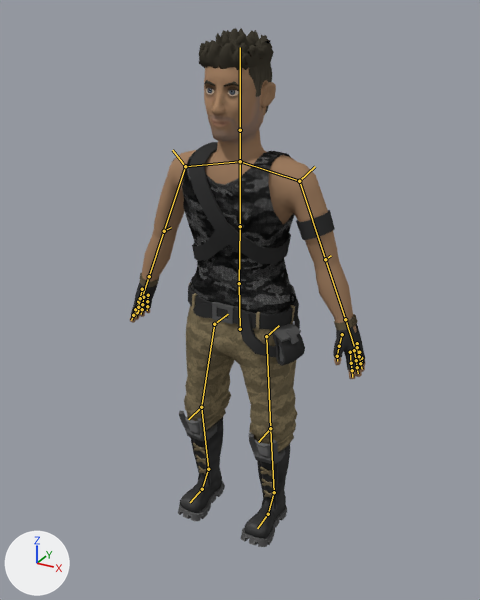
The Blender file Assets/Resources/Models/Character_Leo.blend, before and after one commit.
Rendered twice from a camera (50 mm lens) standing at (1.097, -1.981, 1.97) and looking at (0.03, -0.041, 1.0). The lights are fixed; the arrows at lower left show +X, +Y and +Z. The bones that bend it are drawn over the model as lines.

In view in the first picture: 'Character'.
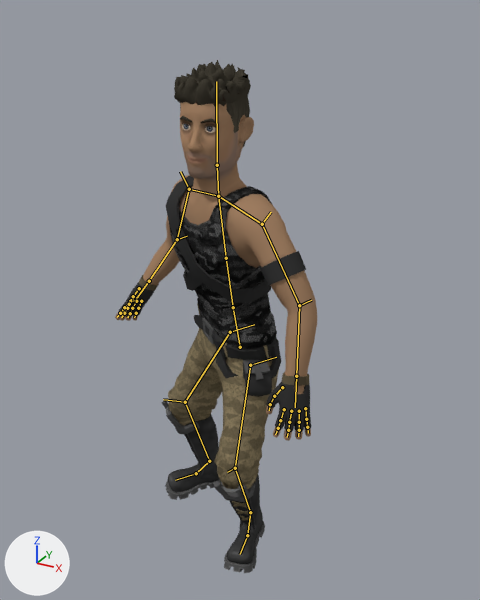
The newer file adds an action. The first version stands in its rest pose; the second is drawn at frame 30 of the action 'Idle'.

The edits, one by one:
Bone 'Back' (bone_back) moves from (0.0, 0.0, 0.0) to (0.0, -0.077, 0.003).
Bone 'Back' (bone_back) turns from (0, 0, 0) to (16, -41, -9) degrees about its own x, y and z.
Bone 'Abs' (bone_abs) turns from (0, 0, 0) to (2, 15, 0) degrees about its own x, y and z.
Bone 'Chest' (bone_chest) turns from (0, 0, 0) to (-5, 17, 3) degrees about its own x, y and z.
Bone 'Neck' (bone_neck) turns from (0, 0, 0) to (-5, 7, -1) degrees about its own x, y and z.
Bone 'Head' (bone_head) turns from (0, 0, 0) to (-4, 7, -1) degrees about its own x, y and z.
Bone 'Clavicle.L' (bone_clavicle_l) turns from (0, 0, 0) to (13, 2, 2) degrees about its own x, y and z.
Bone 'UpperArm.L' (bone_upperarm_l) turns from (0, 0, 0) to (2, 4, 14) degrees about its own x, y and z.
Bone 'LowerArm.L' (bone_lowerarm_l) turns from (0, 0, 0) to (21, 15, -14) degrees about its own x, y and z.
Bone 'Clavicle.R' (bone_clavicle_r) turns from (0, 0, 0) to (-19, 2, 0) degrees about its own x, y and z.
Bone 'UpperArm.R' (bone_upperarm_r) turns from (0, 0, 0) to (5, -2, -6) degrees about its own x, y and z.
Bone 'LowerArm.R' (bone_lowerarm_r) turns from (0, 0, 0) to (29, -3, 2) degrees about its own x, y and z.
Bone 'Hand.R' (bone_hand_r) turns from (0, 0, 0) to (6, 0, 1) degrees about its own x, y and z.
Bone 'UpperLeg.L' (bone_upperleg_l) turns from (0, 0, 0) to (40, -55, -2) degrees about its own x, y and z.
Bone 'LowerLeg.L' (bone_lowerleg_l) turns from (0, 0, 0) to (-45, 3, 8) degrees about its own x, y and z.
Bone 'Heel.L' (bone_heel_l) turns from (0, 0, 0) to (10, -1, -2) degrees about its own x, y and z.
Bone 'UpperLeg.R' (bone_upperleg_r) turns from (0, 0, 0) to (32, -1, 3) degrees about its own x, y and z.
Bone 'LowerLeg.R' (bone_lowerleg_r) turns from (0, 0, 0) to (-32, 6, 4) degrees about its own x, y and z.
Bone 'Heel.R' (bone_heel_r) turns from (0, 0, 0) to (16, -8, -13) degrees about its own x, y and z.
Bone 'Feet.R' (bone_feet_r) turns from (0, 0, 0) to (10, 12, 0) degrees about its own x, y and z.

Boxes (x1, y1, x2, y2) around the edits, measured in the pictures (480 x 600 px):
'Character', posed (14% narrower)
    before: (130, 28, 365, 547)
    after: (115, 60, 317, 573)
bone 'Back', root to tip
    before: (240, 329) to (239, 283)
    after: (240, 347) to (233, 307)
bone 'Abs', root to tip
    before: (239, 283) to (240, 226)
    after: (233, 307) to (226, 258)
bone 'Chest', root to tip
    before: (240, 226) to (240, 161)
    after: (226, 258) to (218, 196)
bone 'Neck', root to tip
    before: (240, 161) to (240, 130)
    after: (218, 196) to (217, 165)
bone 'Head', root to tip
    before: (240, 130) to (240, 47)
    after: (217, 165) to (216, 81)
bone 'Clavicle.L', root to tip
    before: (240, 161) to (299, 181)
    after: (218, 196) to (262, 224)
bone 'UpperArm.L', root to tip
    before: (299, 181) to (325, 259)
    after: (262, 224) to (299, 305)
bone 'LowerArm.L', root to tip
    before: (325, 259) to (345, 319)
    after: (299, 305) to (296, 376)
bone 'Clavicle.R', root to tip
    before: (240, 161) to (185, 166)
    after: (218, 196) to (189, 189)
bone 'UpperArm.R', root to tip
    before: (185, 166) to (164, 231)
    after: (189, 189) to (177, 239)
bone 'LowerArm.R', root to tip
    before: (164, 231) to (149, 276)
    after: (177, 239) to (149, 281)
bone 'Hand.R', root to tip
    before: (149, 276) to (142, 296)
    after: (149, 281) to (136, 299)
bone 'UpperLeg.L', root to tip
    before: (266, 336) to (270, 428)
    after: (250, 365) to (235, 468)
bone 'LowerLeg.L', root to tip
    before: (270, 428) to (274, 492)
    after: (235, 468) to (250, 512)
bone 'Heel.L', root to tip
    before: (274, 492) to (268, 514)
    after: (250, 512) to (247, 535)
bone 'UpperLeg.R', root to tip
    before: (214, 324) to (201, 407)
    after: (230, 332) to (185, 402)
bone 'LowerLeg.R', root to tip
    before: (201, 407) to (208, 469)
    after: (185, 402) to (209, 461)
bone 'Heel.R', root to tip
    before: (208, 469) to (202, 489)
    after: (209, 461) to (196, 473)
bone 'Feet.R', root to tip
    before: (202, 489) to (190, 502)
    after: (196, 473) to (175, 480)
